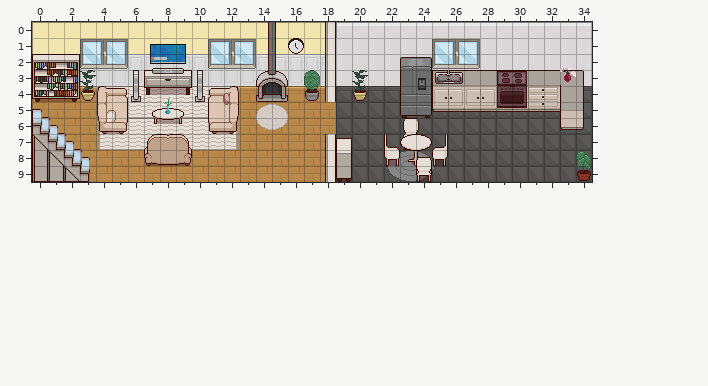
Level history. Tiled map: public/assets/tiled/maps/living-cocina/living-cocina.tmx. Above, as it was before the edit.
Cells are 16x16 px. Shown: x 0..34, y 0..9.
New version:
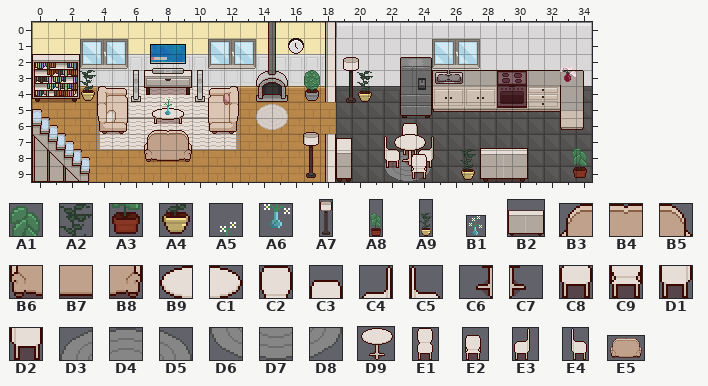
Key: from "Decoraciones": A1 61, A2 63, A3 73, A4 75, A5 88, A6 100; from "DecoracionesObjetos": A7 4, A8 5, A9 7; from "FloresObj": B1 1; from "LibreriasObj": B2 41; from "Living": B3 83, B4 84, B5 85, B6 122, B7 123, B8 124, B9 508, C1 509, C2 511, C3 514, C4 517, C5 519, C6 547, C7 548, C8 550, C9 553, D1 556, D2 558, D3 806, D4 807, D5 808, D6 845, D7 846, D8 847; from "mesa": D9 0; from "sillas": E1 1, E2 3, E3 4, E4 5; from "sillon": E5 0.
__ is an empty cell, .. an unchanged one.
Objects are placed by their top-left corner, in cells (3,4 is the top-left corner of cell 3,4); size is 1x1 cell unless given.
Change:
--- layer "Muebles2" (removed)
@@ x 22..24 @@
- 6 .. C2 ..
- 7 .. C8 ..
- 8 D3 D4 D5
- 9 D6 D7 D8
+ 6 .. __ ..
+ 7 .. __ ..
+ 8 __ __ __
+ 9 __ __ __
--- layer "MueblesLiving"
@@ x 7..24 @@
- 7 B3 B4 B5 .. .. .. .. .. .. .. .. .. .. .. .. .. B9 C1
- 8 B6 B7 B8 .. .. .. .. .. .. .. .. .. .. .. .. .. C6 C7
+ 7 __ __ __ .. .. .. .. .. .. .. .. .. .. .. .. .. __ __
+ 8 __ __ __ .. .. .. .. .. .. .. .. .. .. .. .. .. __ __
--- layer "Decoraciones"
@@ x 8..20 @@
- 3 .. .. .. .. .. .. .. .. .. .. .. .. A2
- 4 A5 .. .. .. .. .. .. .. .. .. .. .. A4
- 5 A6 .. .. .. .. .. .. .. .. .. .. .. ..
+ 3 .. .. .. .. .. .. .. .. .. .. .. .. __
+ 4 __ .. .. .. .. .. .. .. .. .. .. .. __
+ 5 __ .. .. .. .. .. .. .. .. .. .. .. ..
@@ x 22..34 @@
- 7 C5 .. .. C4 .. .. .. .. .. .. .. .. ..
- 8 D2 __ C3 D1 .. .. .. .. .. .. .. .. A1
- 9 __ __ C9 .. .. .. .. .. .. .. .. .. A3
+ 7 __ .. .. __ .. .. .. .. .. .. .. .. ..
+ 8 D3 D4 D5 __ .. .. .. .. .. .. .. .. __
+ 9 D6 D7 D8 .. .. .. .. .. .. .. .. .. __
--- layer "Muebles" (added)
+A9 at 20.3,2 size 1x3
+A7 at 19.4,2.1 size 1x3
+B1 at 8,4.6 size 1.1x1.2
+E1 at 22.9,6.3 size 1.6x2
+E5 at 6.8,6.6 size 3.5x2.4
+D9 at 22.5,6.9 size 2.2x2.1
+E4 at 21.5,7.1 size 1.6x2
+E3 at 24,7.1 size 1.6x2
+A8 at 33.8,6.7 size 1x3
+A7 at 17,6.8 size 1x3
+E2 at 23.6,7.8 size 1.6x2
+A9 at 26.8,6.9 size 1x3
+B2 at 28,7 size 3x3
Boxes around the changes in both pictures, in picture pixels (x1, y1, x2, y2):
changed: (343, 57, 373, 103)
changed: (162, 95, 175, 115)
changed: (384, 118, 448, 182)
changed: (144, 130, 192, 166)
changed: (572, 148, 591, 181)
added: (303, 132, 319, 178)
added: (460, 149, 476, 180)
added: (480, 148, 528, 182)
